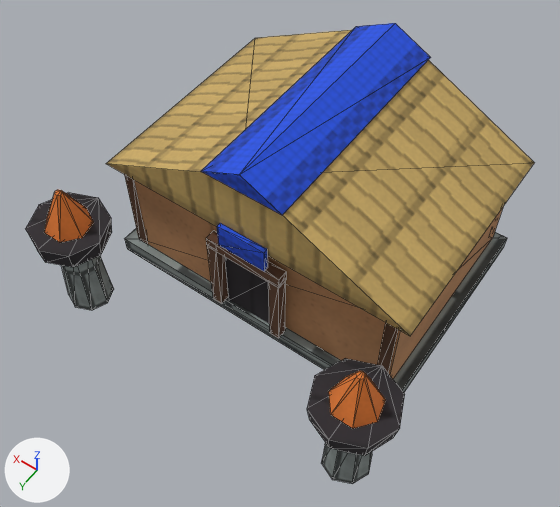
The glTF model assets/3d/buildings/firewarrior_hut.glb as it was, and as the next commit left it.
Rendered twice from a 50 mm lens placed at (-1.88, 2.86, 4.55), pointed at (-0.08, 0.33, 0.58). The lights are fixed; the arrows at lower left show +X, +Y and +Z. The first picture is the older version. Mesh edges are drawn as thin lines. Vertices at exactly the same position are counted once.

The first picture shows 'Body'.
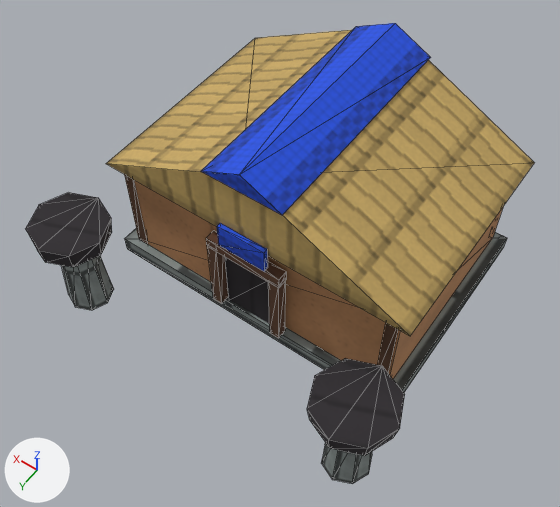
Commit message: buildings: the generated firewarrior hut's braziers lose their static ember cone

The edits, one by one:
me_body is used by ob_body; location (0.0, 0.0, 0.0).
me_body had 208 vertices, 332 faces and spanned x -1.35..1.35, y -1.06..1.3, z 0.0..1.5.
me_body now has 180 vertices, 284 faces and spans x -1.35..1.35, y -1.06..1.3, z 0.0..1.5.
me_body part 1: the loose piece of 14 vertices spanning x 0.92..1.24, y 0.87..1.17, z 0.76..1.05 is deleted.
me_body part 2: the loose piece of 14 vertices spanning x -1.24..-0.92, y 0.87..1.17, z 0.76..1.05 is deleted.
me_body no longer uses material mat_ember.

Changed parts and their boxes [x1, y1, x2, y2] in the pictures (560 x 507 px):
part 1 of me_body, deleted (brown): before [44, 190, 94, 242]
part 2 of me_body, deleted (orange): before [328, 371, 386, 428]
